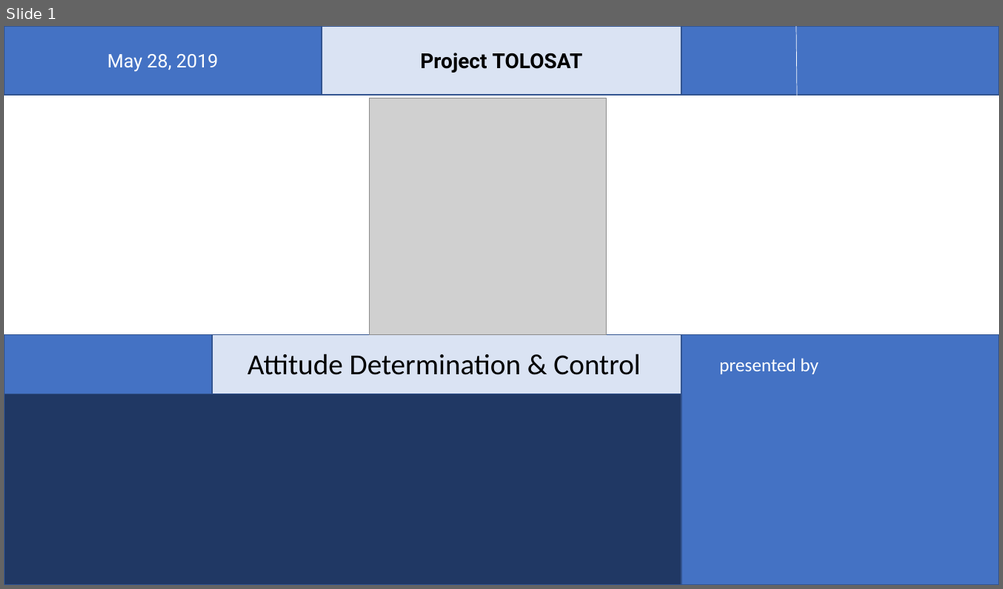
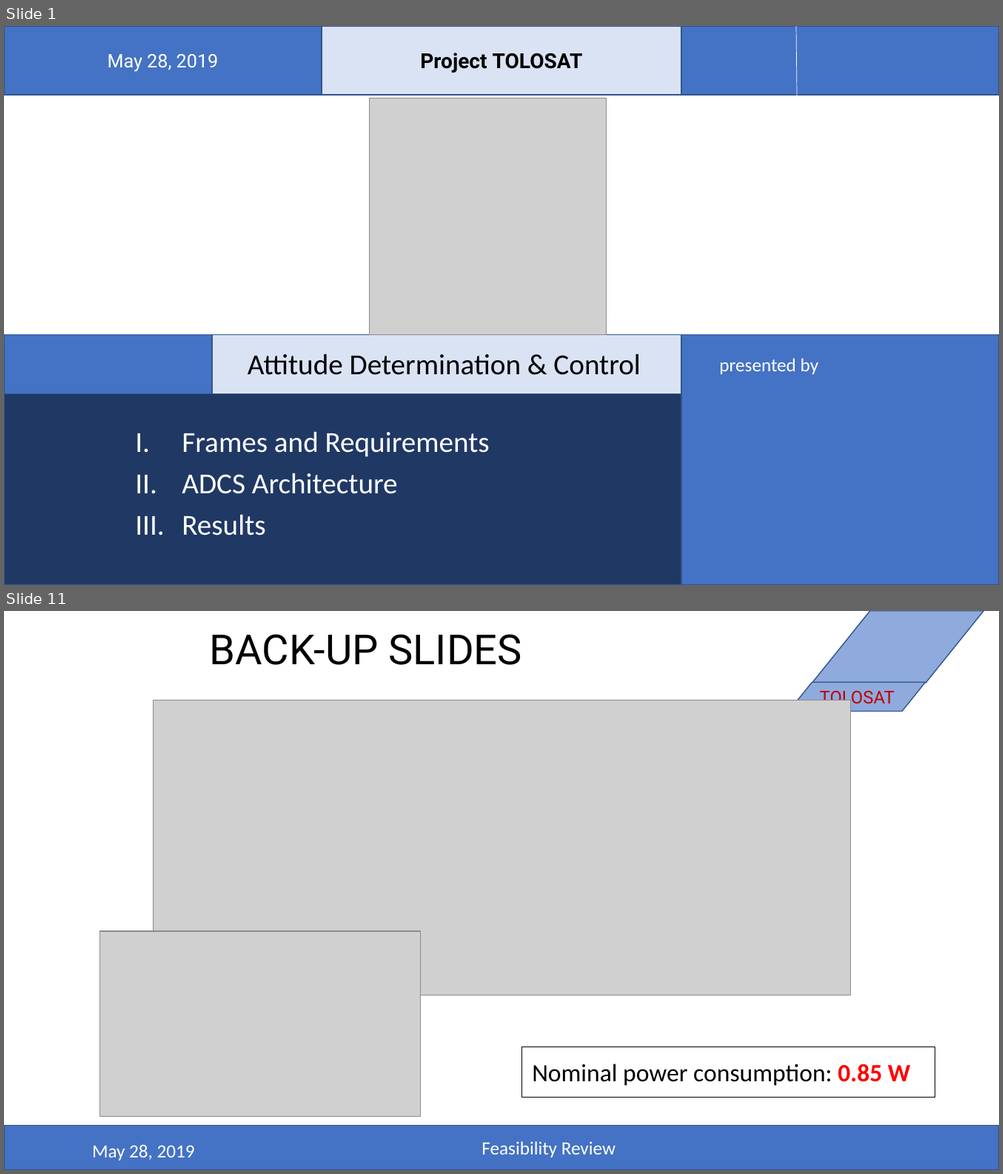
Before and after one commit to belmant/tolosat_systems_engineering, a slide deck: Files/ADCS.pptx. Shown one above the other, each under a label of ours: slide 1 before the commit, slides 1 and 11 after it; the slides between them are not shown. The pictures are 1003x589 and 1003x1174 pixels, drawn with LibreOffice and Linux fonts; fonts in the diff are those of the drawing; grey boxes stand for pictures; background and template pictures are left out. Boxes give left, top, right and bottom in pixels: in the first picture for what was removed or moved away, otherwise in the second. Text is boxed around its words. In the diff, an @@ line names an element or a change of style, - is before the commit and + after.

Commit message:
Final presentationÂ for ADCS?

```diff
--- a/Files/ADCS.pptx
+++ b/Files/ADCS.pptx
@@ slide 11 added at (x1=4, y1=611, x2=999, y2=1170), background #FFFFFF @@
@@ parallelogram added at (x1=812, y1=611, x2=984, y2=683), fill #8FAADC, outline #325491 1 pt @@
@@ title added at (x1=210, y1=634, x2=522, y2=665), 40 pt, text #000000 @@
+BACK-UP SLIDES
@@ parallelogram added at (x1=789, y1=683, x2=925, y2=712), fill #8FAADC, outline #325491 1 pt, 17 pt, text #C00000 @@
+TOLOSAT
@@ picture added at (x1=153, y1=700, x2=850, y2=995) @@
@@ picture added at (x1=100, y1=932, x2=421, y2=1118) @@
@@ rectangle added at (x1=522, y1=1048, x2=934, y2=1097), outline #000000 0.75 pt, 24 pt, text #000000 @@
+Nominal power consumption: 0.85 W
@@ rectangle added at (x1=4, y1=1126, x2=999, y2=1170), fill #4472C4, outline #325491 1 pt @@
@@ text added at (x1=481, y1=1142, x2=615, y2=1158), 18 pt, text #FFFFFF @@
+Feasibility Review
@@ text added at (x1=92, y1=1145, x2=195, y2=1161), 18 pt, text #FFFFFF @@
+May 28, 2019
@@ slide 1 changed as well @@
@@ text added at (x1=182, y1=432, x2=489, y2=536), 28 pt, text #FFFFFF @@
+I. Frames and Requirements
+II. ADCS Architecture
+III. Results
```
Also in this commit, not shown: 10 other slides added.
